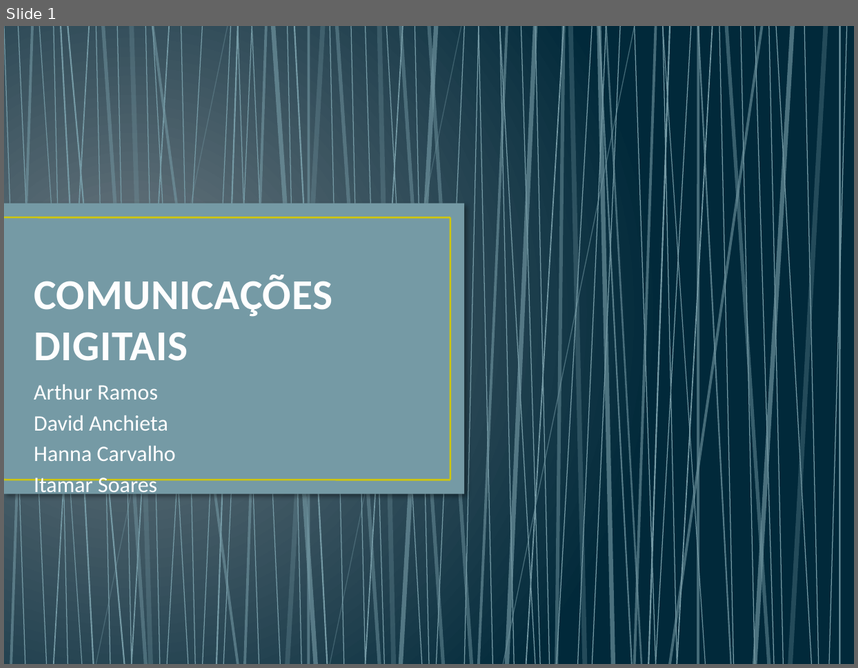
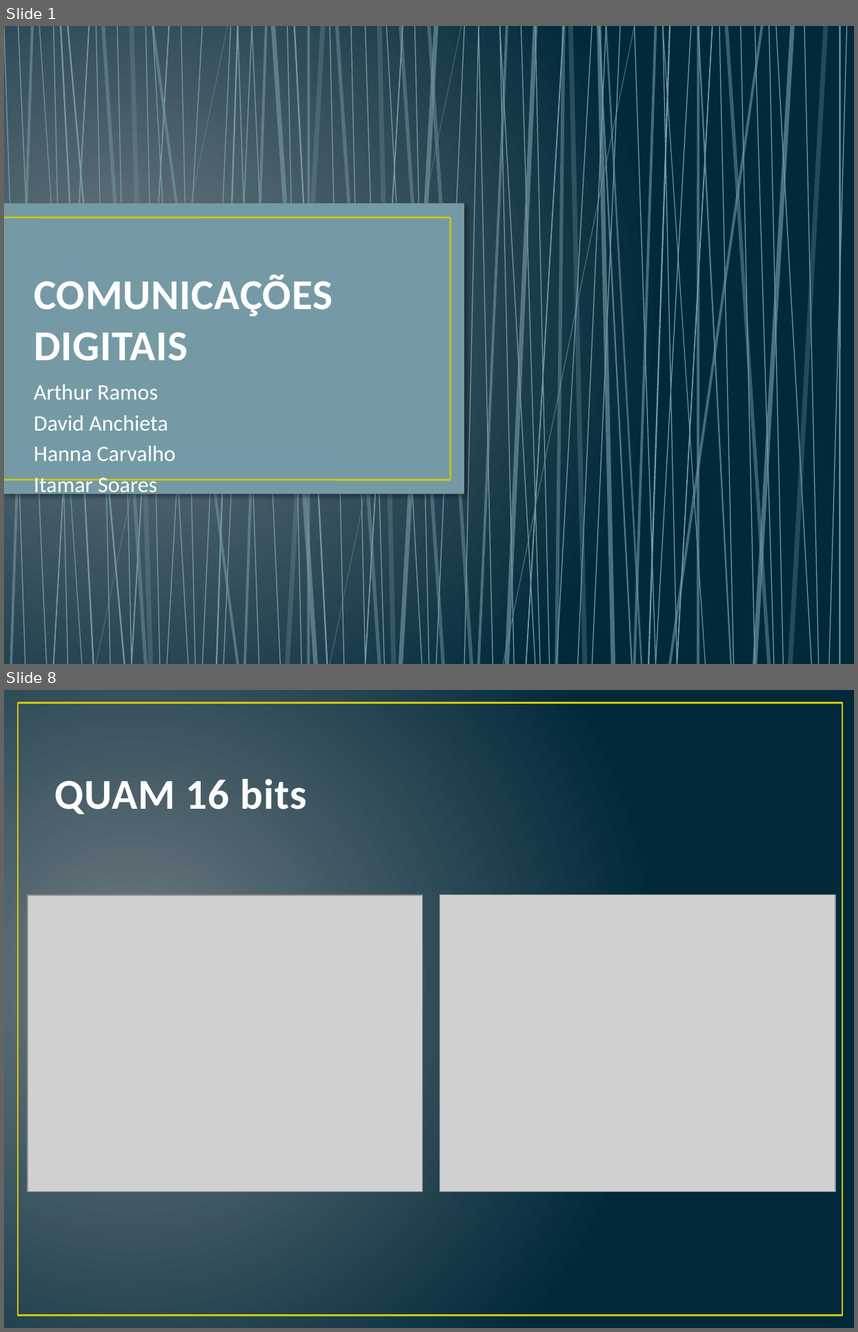
Before and after one commit to danchieta/comDigitais2016, a slide deck: COMUNICAÇÕES DIGITAIS.pptx. Shown one above the other, each under a label of ours: slide 1 before the commit, slides 1 and 8 after it; the slides between them are not shown. The pictures are 858x668 and 858x1332 pixels, drawn with LibreOffice and Linux fonts; fonts in the diff are those of the drawing; grey boxes stand for pictures. Boxes give left, top, right and bottom in pixels: in the first picture for what was removed or moved away, otherwise in the second. Text is boxed around its words. In the diff, an @@ line names an element or a change of style, - is before the commit and + after.

Commit message:
desisti de fazer a modulação para psk >=16 bits. adicionei mais infos ao slide

```diff
--- a/COMUNICAÇÕES DIGITAIS.pptx
+++ b/COMUNICAÇÕES DIGITAIS.pptx
@@ slide 8 added at bbox=[4, 690, 854, 1328], background gradient #717C84 to #01293A @@
@@ rectangle added at bbox=[18, 702, 842, 1315], outline #CFC60D 1.5 pt @@
@@ title added at bbox=[55, 779, 307, 814], 36 pt, text #FEFEFE, bold @@
+QUAM 16 bits
@@ picture added at bbox=[27, 895, 423, 1191] @@
@@ picture added at bbox=[440, 895, 835, 1192] @@
```
Also in this commit, not shown: 8 other slides added, 6 slides removed, 1 other file.
